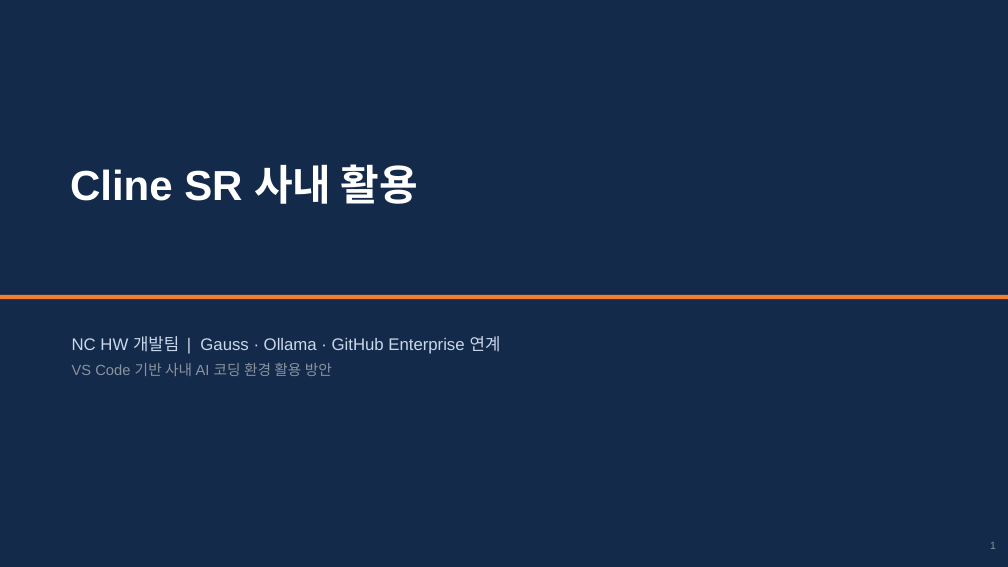
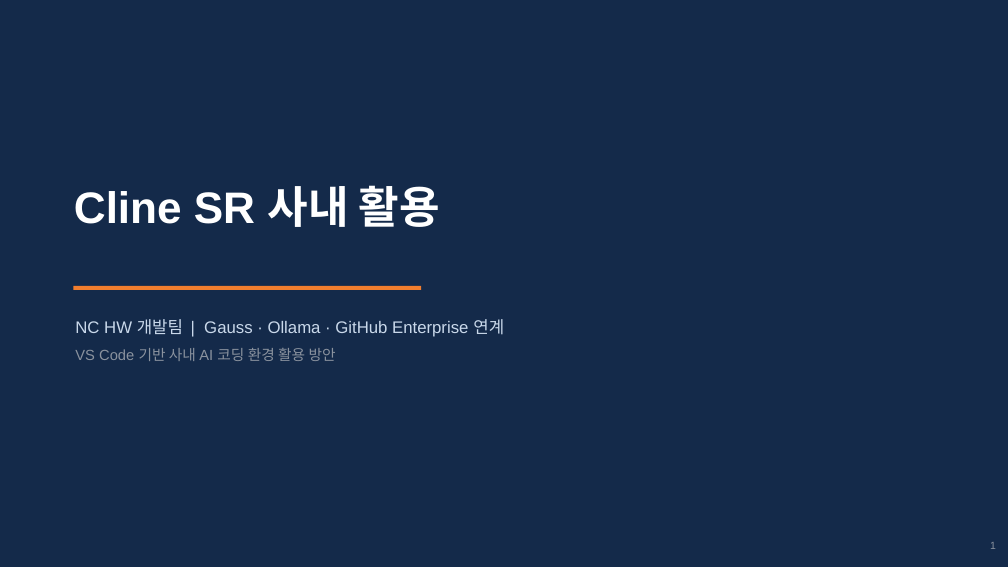
Before and after one commit to whaleonbush/poc, a slide deck: slide 1 of HW개발팀_AI활용방안_요약.pptx. Drawn at 1008x567 pixels with LibreOffice and Linux fonts; fonts in the diff are those of the drawing. Boxes give left, top, right and bottom in pixels: in the first picture for what was removed or moved away, otherwise in the second. Text is boxed around its words. In the diff, an @@ line names an element or a change of style, - is before the commit and + after.

```diff
--- a/HW개발팀_AI활용방안_요약.pptx
+++ b/HW개발팀_AI활용방안_요약.pptx
@@ text "Cline SR 사내 활용": place and size @@
-text "Cline SR 사내 활용" at <box>70,164,418,204</box>
+text "Cline SR 사내 활용" at <box>74,185,440,227</box>
@@ text "Cline SR 사내 활용" at <box>74,185,440,227</box>: size 40 to 42 pt; line spacing 1.1 to 1 @@
@@ rectangle removed at <box>0,295,1008,299</box> @@
@@ rectangle added at <box>73,286,421,290</box>, fill #F27E2E @@
@@ text "NC HW 개발팀 | Gauss ...": place and size @@
-text "NC HW 개발팀 | Gauss ..." at <box>72,336,501,376</box>
+text "NC HW 개발팀 | Gauss ..." at <box>75,319,504,361</box>
@@ text "NC HW 개발팀 | Gauss ..." at <box>75,319,504,361</box>: line spacing 1.15 to 1.25 @@
```
Also in this commit, not shown: 5 other slides changed, 1 other file.
